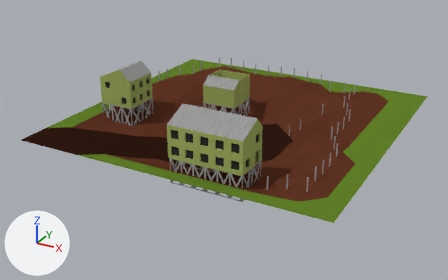
Renders of the Blender file Assets/Blender/Industries/Ironore1.blend from each side of a commit.
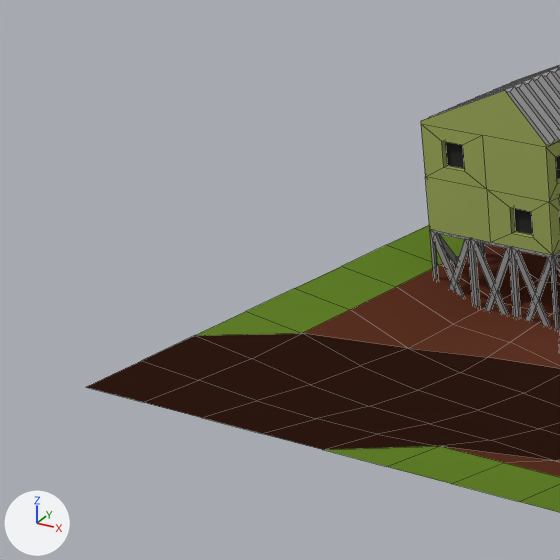
Old and new are each drawn whole from a 50 mm lens placed at (8.04, -12.77, 6.08), pointed at (0.76, 0.46, -0.53) and again close up on the part from 0% to 30% of the width and 17% to 65% of the height. Lighting does not change. The marker at lower left points along +X, +Y and +Z. The close-ups show mesh edges as thin lines.

Objects in the first close-up: 'Grid', 'RaisedBuilding'.
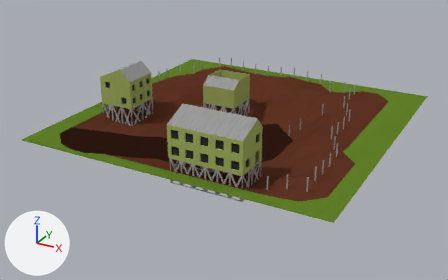
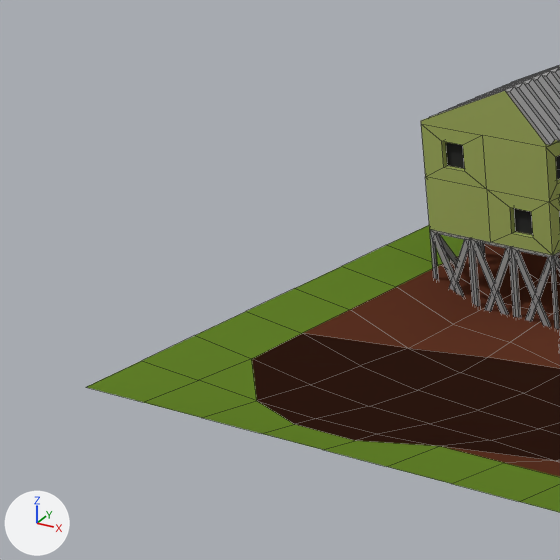
Changed parts and their boxes (x1, y1, x2, y2) in the close-ups (560 x 560 px; the box of a moved part takes in the faces that stretch with it):
part 1 of me_grid_004, moved or reshaped: (195, 312, 438, 467) in both
part 2 of me_grid_004, recoloured: (87, 336, 257, 418) in both

Diff of the bpy script that builds the scene:
```diff
--- a/Assets/Blender/Industries/Ironore1.blend.py
+++ b/Assets/Blender/Industries/Ironore1.blend.py
@@ me_grid_004 @@
 # used by ob_grid; location = (1.0, 1.0, 0.0)
 # verts and faces of me_grid_004; kept vertices keep their numbers, new ones are numbered from 368
 # before: 1 (-3.11, -4.0, 0.0) at pixel (201, 417), 2 (-2.22, -4.0, 0.0) at pixel (322, 449), 10 (-4.0, -3.11, 0.0) at pixel (194, 335), 11 (-3.11, -3.11, -0.14) at pixel (310, 384), 102 (-3.11, -3.56, -0.07) at pixel (256, 400)
 # before: 103 (-3.56, -3.11, -0.06) at pixel (251, 358), 104 (-2.67, -4.0, 0.0) at pixel (261, 433), 105 (-2.22, -3.56, -0.09) at pixel (377, 434), 107 (-1.78, -4.0, 0.0) at pixel (386, 466), 128 (-4.0, -2.67, 0.0) at pixel (245, 311)
 # before: 351 (-3.56, -2.67, -0.06) at pixel (302, 333), 358 (-1.78, -3.56, -0.06) at pixel (439, 446), 359 (-2.67, -3.56, -0.08) at pixel (316, 418), 360 (-3.56, -3.56, -0.03) at pixel (198, 380)
-me_grid_004.from_pydata(...)  # 368 vertices, 360 faces; spans x -4.0..4.0, y -4.0..4.0, z -0.68..0.26
+me_grid_004.from_pydata(...)  # 370 vertices, 362 faces; spans x -4.0..4.0, y -4.0..4.0, z -0.68..0.26
+# me_grid_004 part 1
+delete_faces([(11, 103, 360, 102), (10, 351, 128), (2, 107, 358), (1, 104, 359, 102), (2, 105, 359, 104), (2, 358, 105)])
+delete_faces([(10, 103, 351)])
+verts[368] = (-2.22, -3.74, -0.05)  # pixel (355, 440)
+verts[369] = (-2.67, -3.73, -0.05)  # pixel (294, 424)
+faces += [(102, 103, 360), (10, 103, 351, 128), (1, 104, 369, 102), (2, 368, 369, 104), (2, 107, 358, 368)]  # mat_grass (green #62812a)
+faces += [(105, 368, 358), (102, 369, 359), (11, 103, 102), (105, 359, 369, 368)]  # mat_darkerground (brown #2e1912)
+# me_grid_004 part 2: 3 faces spanning x -4.0..-3.11, y -4.0..-3.11, z -0.07..0.0 switch from mat_darkerground (brown #2e1912) to mat_grass (green #62812a)
 me_grid_004.materials.append(mat_ironore)
```
